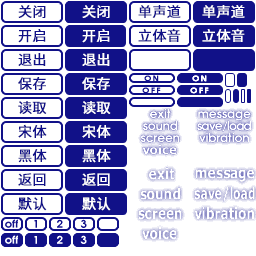
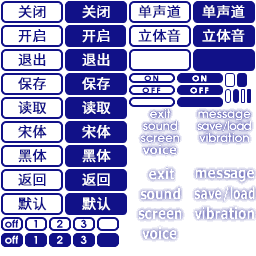
Comparing the layer stacks of the two 256 × 256 images. Changes:
painted on "宋体" (1st of 2) over [82, 124, 111, 139]
painted on "宋体" (2nd of 2) over [18, 124, 47, 139]
